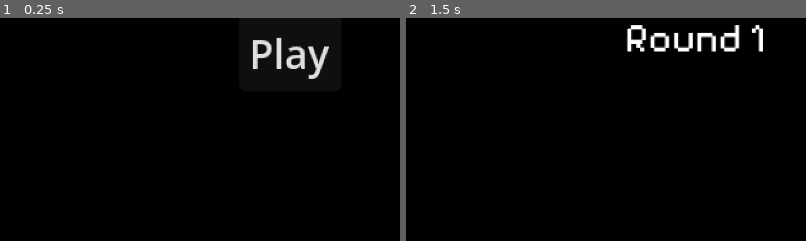
Above: before the commit, frames 1-2 (left to right).
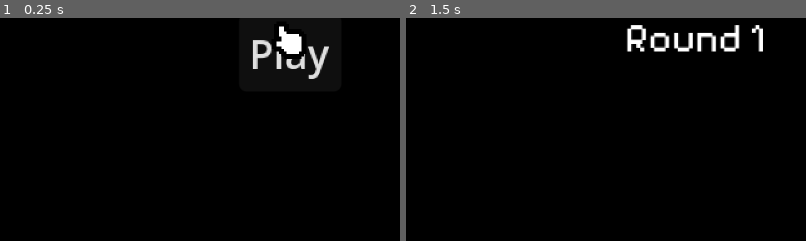
Above: after the commit, the same moments.

Repository: SushiOnToast/out-of-scale
Game: Godot game, scene res://scenes/UI/menu.tscn
Same seed, same stepped clock (60 frames per second), same inputs: the game is played once before the commit and once after it.
Inputs:
- Up to frame 1 (0.25 s): no input
- Up to frame 2 (1.5 s): click "Play" at 0.5 s; click "Confirm" at 1.25 s
The pictures show only the part of the screen within x 14-64%, y 45-95%; the shares and areas given below are measured in that part.

The runs differ from the first frame. In frame 1, 0.7% of the frame differs, in the area x 68-77%, y 3-19%; in frame 2, nothing differs.

Commit message:
add menu cursors

Diff:
--- a/scenes/UI/game_over.tscn
+++ b/scenes/UI/game_over.tscn
@@ -1,6 +1,9 @@
 [gd_scene format=3 uid="uid://d3glb7j7bdhhd"]
 
 [ext_resource type="Script" uid="uid://36eqjnneeryj" path="res://scenes/UI/game_over.gd" id="1_njkqv"]
+[ext_resource type="PackedScene" uid="uid://xftl8kd7g1af" path="res://scenes/player.tscn" id="2_a2ham"]
+[ext_resource type="Texture2D" uid="uid://c440l78d43j3i" path="res://graphics/UI/menu_click.png" id="3_yv7mv"]
+[ext_resource type="Texture2D" uid="uid://d2byevc4x7urn" path="res://graphics/UI/menu.png" id="4_r5ffl"]
 
 [node name="GameOver" type="Control" unique_id=1855554363]
 layout_mode = 3
@@ -74,5 +77,10 @@
 text = "Back to Menu
 "
 
+[node name="Player" parent="." unique_id=1200589926 instance=ExtResource("2_a2ham")]
+click_texture = ExtResource("3_yv7mv")
+idle_texture = ExtResource("4_r5ffl")
+menu = true
+
 [connection signal="pressed" from="RetryButton" to="." method="_on_retry_button_pressed"]
 [connection signal="pressed" from="MenuButton" to="." method="_on_menu_button_pressed"]
--- a/scenes/UI/menu.tscn
+++ b/scenes/UI/menu.tscn
@@ -1,6 +1,9 @@
 [gd_scene format=3 uid="uid://ccd43c3cxmrei"]
 
 [ext_resource type="Script" uid="uid://b6sda0xw2w70g" path="res://scenes/UI/menu.gd" id="1_u81ku"]
+[ext_resource type="PackedScene" uid="uid://xftl8kd7g1af" path="res://scenes/player.tscn" id="2_2tfbb"]
+[ext_resource type="Texture2D" uid="uid://c440l78d43j3i" path="res://graphics/UI/menu_click.png" id="3_iysyy"]
+[ext_resource type="Texture2D" uid="uid://d2byevc4x7urn" path="res://graphics/UI/menu.png" id="4_ny0ke"]
 
 [node name="Menu" type="Control" unique_id=1001180836]
 layout_mode = 3
@@ -46,4 +49,9 @@
 grow_horizontal = 2
 text = "Play"
 
+[node name="Player" parent="." unique_id=1200589926 instance=ExtResource("2_2tfbb")]
+click_texture = ExtResource("3_iysyy")
+idle_texture = ExtResource("4_ny0ke")
+menu = true
+
 [connection signal="pressed" from="StartButton" to="." method="_on_start_button_pressed"]
--- a/scenes/player.gd
+++ b/scenes/player.gd
@@ -1,6 +1,10 @@
 extends Area2D
-var holding_texture = preload("res://graphics/characters/player/player_holding.png")
-var idle_texture = preload("res://graphics/characters/player/player_idle.png")
+
+@export var click_texture = preload("res://graphics/characters/player/player_holding.png")
+@export var idle_texture = preload("res://graphics/characters/player/player_idle.png")
+
+@export var menu = false
+
 var minigame_texture = preload("res://graphics/characters/player/player_minigame.png")
 var minigame_click_texture = preload("res://graphics/characters/player/player_minigame_click.png")
 var hover_item : CharacterBody2D
@@ -13,8 +17,10 @@
 	if Global.minigame_mode:
 		$Sprite2D.texture = minigame_click_texture if Input.is_action_pressed("use") else minigame_texture
 		scale = Vector2(0.5, 0.5)
+	elif menu:
+		$Sprite2D.texture = click_texture if Input.is_action_pressed("use") else idle_texture
 	else:
-		$Sprite2D.texture = holding_texture if Input.is_action_pressed("grab") else idle_texture
+		$Sprite2D.texture = click_texture if Input.is_action_pressed("grab") else idle_texture
 		scale = Vector2.ONE
 
 		if Input.is_action_just_released("grab"):
@@ -37,7 +43,7 @@
 	position = mouse_pos
 
 	if current_item:
-		$Sprite2D.texture = holding_texture
+		$Sprite2D.texture = click_texture
 		current_item.position = mouse_pos - Vector2(7.5, 7.5)
 
 func _on_body_entered(body: CharacterBody2D) -> void:
